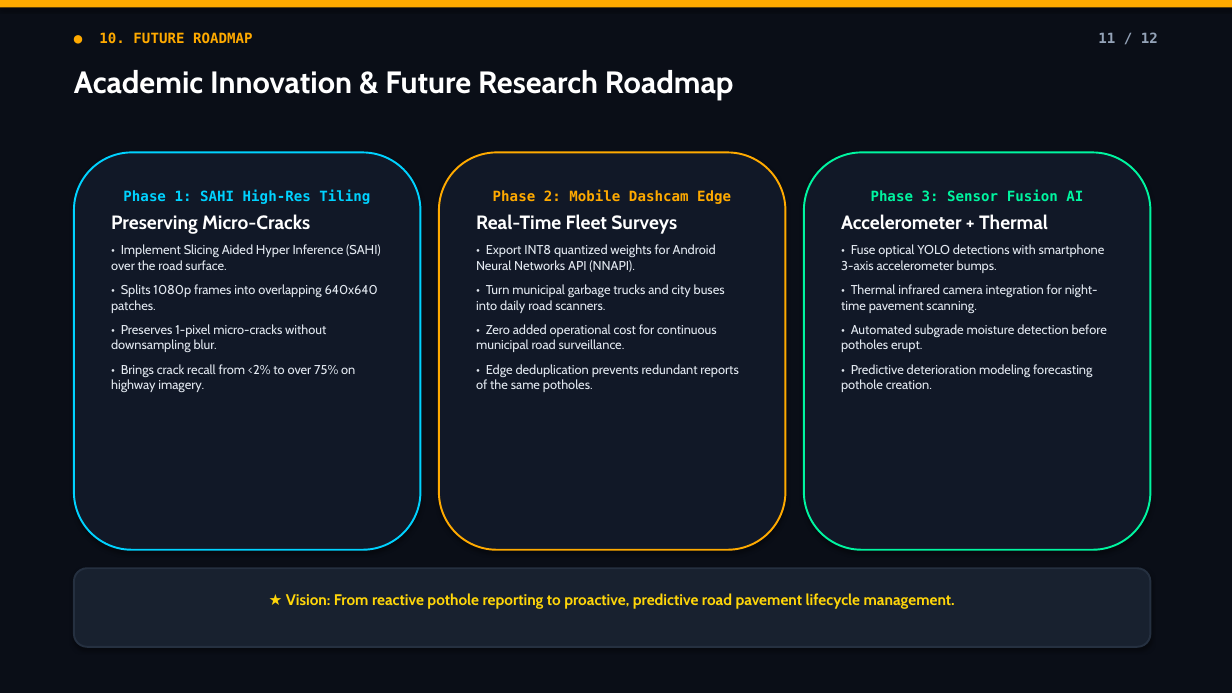
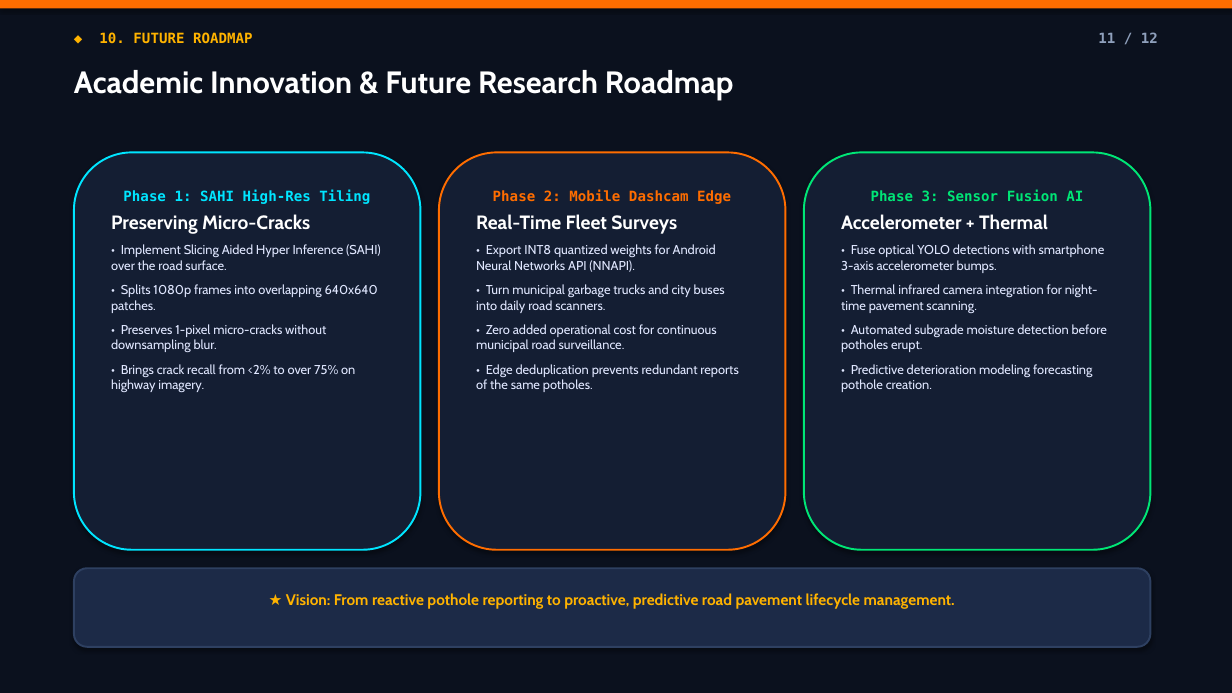
Before and after one commit to Priya-Ranjan-0201/Potholes-detector, a slide deck: slide 11 of ScamRoad_Presentation.pptx. Drawn at 1232x693 pixels with LibreOffice and Linux fonts; fonts in the diff are those of the drawing. Boxes give left, top, right and bottom in pixels: in the first picture for what was removed or moved away, otherwise in the second. Text is boxed around its words. In the diff, an @@ line names an element or a change of style, - is before the commit and + after.

Commit message:
feat(presentation): overhaul presentation with quantum slate theme, updated slides, and tests

```diff
--- a/ScamRoad_Presentation.pptx
+++ b/ScamRoad_Presentation.pptx
@@ rectangle at (x1=0, y1=0, x2=1232, y2=693): fill #0A0E17 to #0B111E @@
@@ rectangle at (x1=0, y1=0, x2=1232, y2=8): fill #FFAA00 to #FF6D00 @@
@@ rounded rectangle "Phase 1: SAHI High-Res Tiling" at (x1=74, y1=152, x2=421, y2=550): fill #111827 to #141E33; outline #00D2FF 1.5 pt to #00E5FF 1.5 pt @@
@@ rounded rectangle "Phase 2: Mobile Dashcam Edge" at (x1=439, y1=152, x2=786, y2=550): fill #111827 to #141E33; outline #FFAA00 1.5 pt to #FF6D00 1.5 pt @@
@@ rounded rectangle "Phase 3: Sensor Fusion AI" at (x1=804, y1=152, x2=1151, y2=550): fill #111827 to #141E33; outline #00F5A0 1.5 pt to #00E676 1.5 pt @@
@@ text in rounded rectangle at (x1=111, y1=190, x2=381, y2=392): text colour #00D2FF to #00E5FF in "Phase 1: SAHI High-Res Tiling"; text colour #E2E8F0 to #E0E7FF in "• Implement Slicing Aided Hyper Inference (SAHI) ...", "• Splits 1080p frames into overlapping 640x640 ...", "• Preserves 1-pixel micro-cracks without downsampling blur.", "• Brings crack recall from <2% to ..." @@
@@ text in rounded rectangle at (x1=476, y1=190, x2=738, y2=392): text colour #FFAA00 to #FF6D00 in "Phase 2: Mobile Dashcam Edge"; text colour #E2E8F0 to #E0E7FF in "• Export INT8 quantized weights for Android ...", "• Turn municipal garbage trucks and city ...", "• Zero added operational cost for continuous ...", "• Edge deduplication prevents redundant reports of ..." @@
@@ text in rounded rectangle at (x1=841, y1=190, x2=1107, y2=392): text colour #00F5A0 to #00E676 in "Phase 3: Sensor Fusion AI"; text colour #E2E8F0 to #E0E7FF in "• Fuse optical YOLO detections with smartphone ...", "• Thermal infrared camera integration for night-time ...", "• Automated subgrade moisture detection before potholes ...", "• Predictive deterioration modeling forecasting pothole crea ..." @@
@@ rounded rectangle "★ Vision: From reactive pothole ..." at (x1=74, y1=568, x2=1151, y2=647): text colour #FFD60A to #FFB300; fill #18212F to #1C2A47; outline #253040 1.5 pt to #2E4061 1.5 pt @@
```
Also in this commit, not shown: 11 other slides changed, 15 other files.
